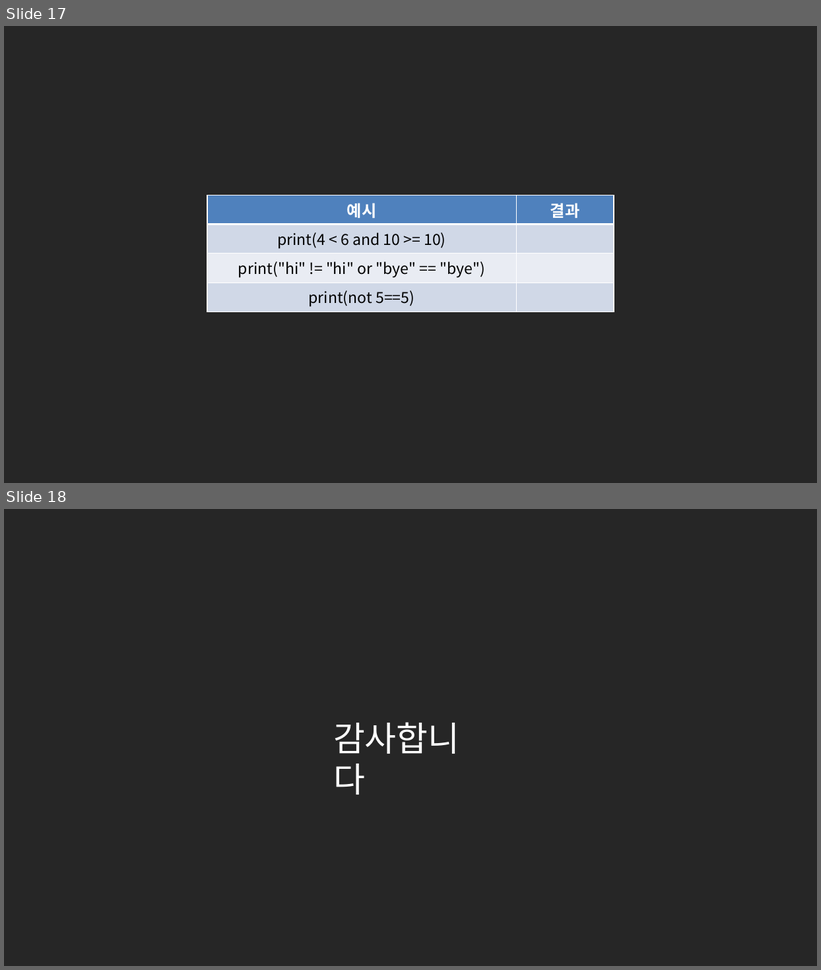
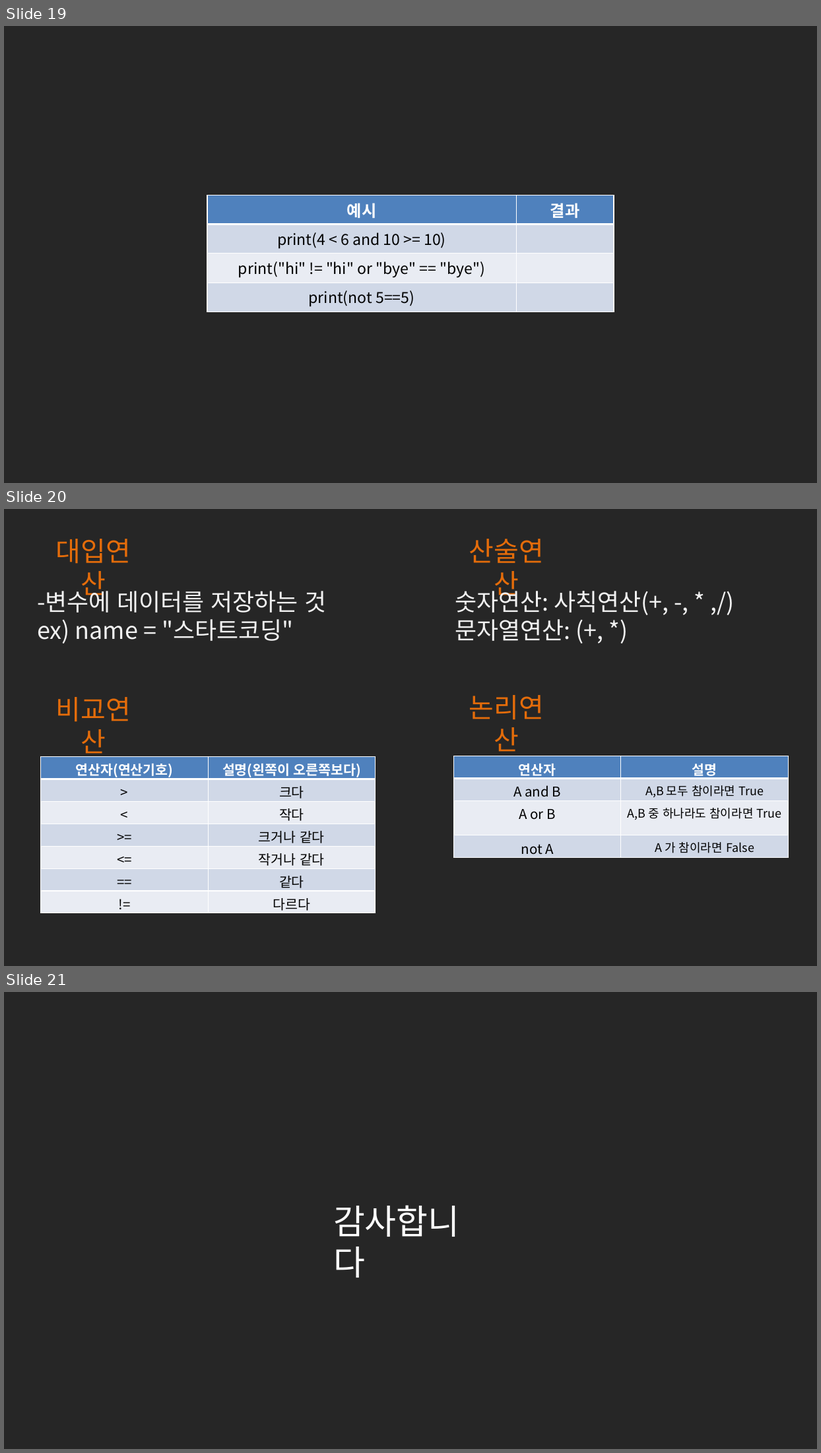
Before and after one commit to kwonkijun/python, a slide deck: 파이썬기초(PPT)/NEW_2021버전/파이썬 기초 4강_연산.pptx. Shown one above the other, each under a label of ours: slides 17 and 18 before the commit, slides 19, 20 and 21 after it. The pictures are 821x970 and 821x1453 pixels, drawn with LibreOffice and Linux fonts; fonts in the diff are those of the drawing. Boxes give left, top, right and bottom in pixels: in the first picture for what was removed or moved away, otherwise in the second. Text is boxed around its words. In the diff, an @@ line names an element or a change of style, - is before the commit and + after.

```diff
--- a/파이썬기초(PPT)/NEW_2021버전/파이썬 기초 4강_연산.pptx
+++ b/파이썬기초(PPT)/NEW_2021버전/파이썬 기초 4강_연산.pptx
@@ slide 20 added at <box>4,509,817,966</box>, background #262626 @@
@@ text added at <box>56,539,131,601</box>, 32 pt, text #E46C0A @@
+대입연산
@@ text added at <box>469,539,544,601</box>, 32 pt, text #E46C0A @@
+산술연산
@@ text added at <box>37,586,327,644</box>, 28 pt, text #F2F2F2 @@
+-변수에 데이터를 저장하는 것
+ex) name = "스타트코딩"
@@ text added at <box>455,586,669,641</box>, 28 pt, text #F2F2F2 @@
+숫자연산: 사칙연산(+, -, * ,/)
+문자열연산: (+, *)
@@ text added at <box>56,697,131,759</box>, 32 pt, text #E46C0A @@
+비교연산
@@ text added at <box>469,695,544,757</box>, 32 pt, text #E46C0A @@
+논리연산
@@ table added at <box>40,757,375,914</box>, 7 rows, 2 columns @@
+연산자(연산기호) | 설명(왼쪽이 오른쪽보다)
+> | 크다
+< | 작다
+>= | 크거나 같다
+<= | 작거나 같다
+== | 같다
+!= | 다르다
@@ table added at <box>454,757,789,859</box>, 4 rows, 2 columns @@
+연산자 | 설명
+A and B | A,B 모두 참이라면 True
+A or B | A,B 중 하나라도 참이라면 True
+not A | A 가 참이라면 False
@@ what was slide 17 is now slide 19 @@
@@ what was slide 18 is now slide 21 @@
```
Also in this commit, not shown: 3 slides changed, 2 other slides added, 13 other files.
